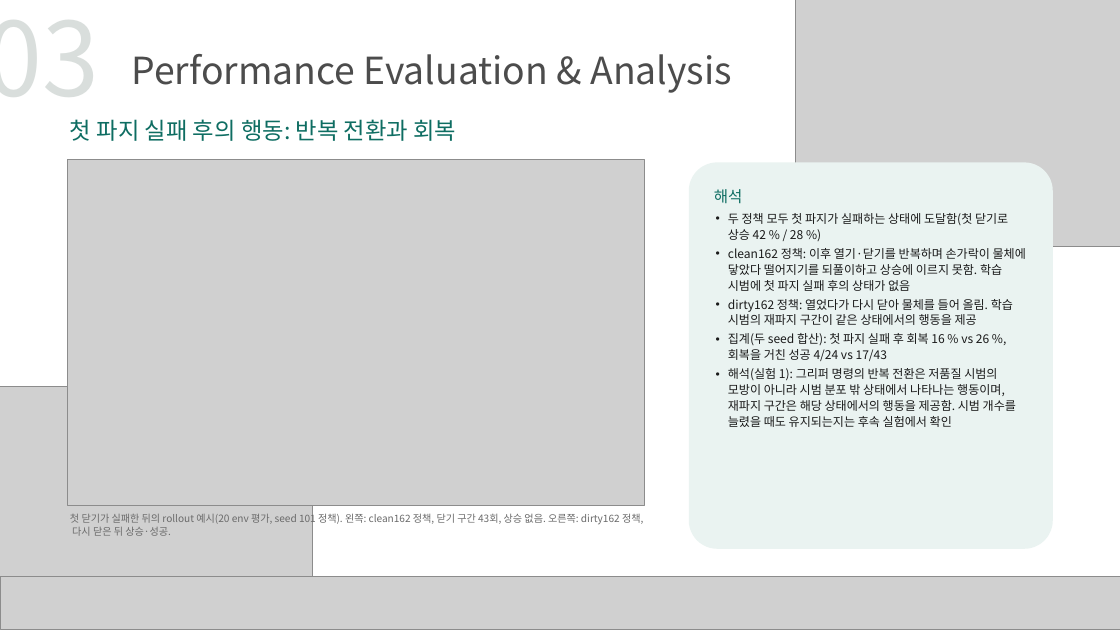
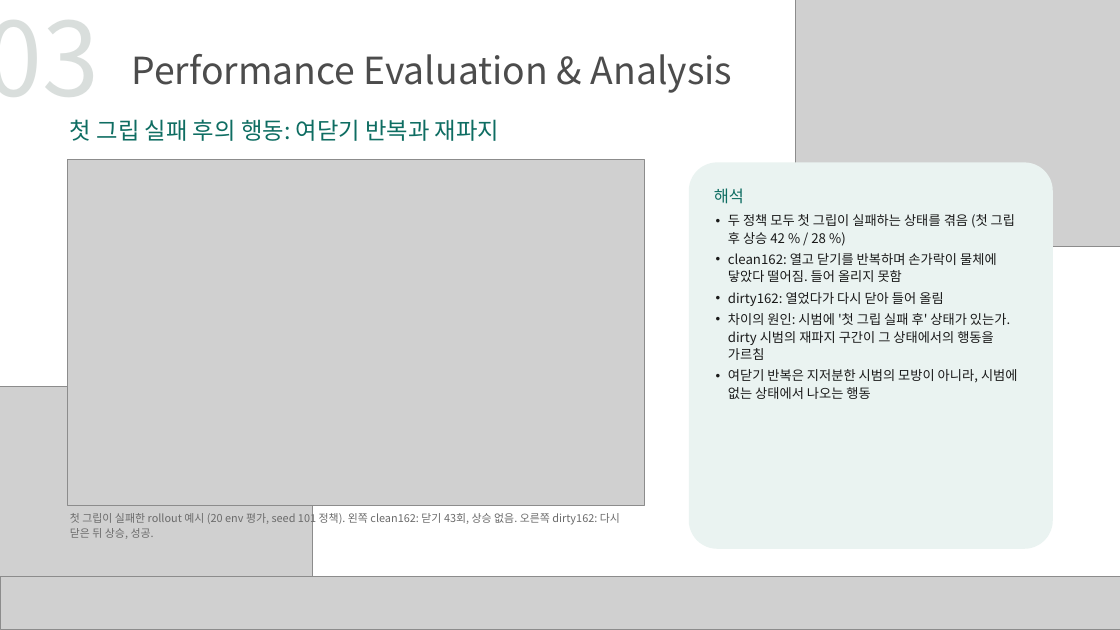
Before and after one commit to Epinephrine00/roboticsSim_1103work_team9, a slide deck: slide 8 of analysis/로보틱스시뮬레이션_과제2_9조.pptx. Drawn at 1120x630 pixels with LibreOffice and Linux fonts; fonts in the diff are those of the drawing; grey boxes stand for pictures. Boxes give left, top, right and bottom in pixels: in the first picture for what was removed or moved away, otherwise in the second. Text is boxed around its words. In the diff, an @@ line names an element or a change of style, - is before the commit and + after.

Commit message:
발표 자료 수정: 지표 이름 정리, 글자 크기 상향, 표 열 너비 조정
- 결과 표의 지표 이름을 정의와 함께 적음(첫 그립 후 상승, 재파지 성공률, 재파지 후 성공 / 전체 성공, 그리퍼 여닫기 횟수)
- 본문 17 pt, 표 15 pt로 상향, 결과 표 열 너비 조정, '감사합니다' 장을 부록 앞으로
- README와 분석 노트에 발표 자료와 노트 사이 용어 대응 추가
- 수치와 결론은 변경 없음

```diff
--- a/analysis/로보틱스시뮬레이션_과제2_9조.pptx
+++ b/analysis/로보틱스시뮬레이션_과제2_9조.pptx
@@ text at (70,119,499,141): text changed @@
-첫 파지 실패 후의 행동: 반복 전환과 회복
+첫 그립 실패 후의 행동: 여닫기 반복과 재파지
@@ text in rounded rectangle at (714,188,744,204): size 20 to 21 pt in "해석" @@
@@ text in rounded rectangle at (728,214,1018,399): text changed; size 15.5 to 17 pt @@
-• 두 정책 모두 첫 파지가 실패하는 상태에 도달함(첫 닫기로 상승 42 % / 28 %)
-• clean162 정책: 이후 열기·닫기를 반복하며 손가락이 물체에 닿았다 떨어지기를 되풀이하고 상승에 이르지 못함. 학습 시범에 첫 파지 실패 후의 상태가 없음
-• dirty162 정책: 열었다가 다시 닫아 물체를 들어 올림. 학습 시범의 재파지 구간이 같은 상태에서의 행동을 제공
-• 집계(두 seed 합산): 첫 파지 실패 후 회복 16 % vs 26 %, 회복을 거친 성공 4/24 vs 17/43
-• 해석(실험 1): 그리퍼 명령의 반복 전환은 저품질 시범의 모방이 아니라 시범 분포 밖 상태에서 나타나는 행동이며, 재파지 구간은 해당 상태에서의 행동을 제공함. 시범 개수를 늘렸을 때도 유지되는지는 후속 실험에서 확인
+• 두 정책 모두 첫 그립이 실패하는 상태를 겪음 (첫 그립 후 상승 42 % / 28 %)
+• clean162: 열고 닫기를 반복하며 손가락이 물체에 닿았다 떨어짐. 들어 올리지 못함
+• dirty162: 열었다가 다시 닫아 들어 올림
+• 차이의 원인: 시범에 '첫 그립 실패 후' 상태가 있는가. dirty 시범의 재파지 구간이 그 상태에서의 행동을 가르침
+• 여닫기 반복은 지저분한 시범의 모방이 아니라, 시범에 없는 상태에서 나오는 행동
@@ text at (70,511,620,539): text changed; size 13 to 14 pt @@
-첫 닫기가 실패한 뒤의 rollout 예시(20 env 평가, seed 101 정책). 왼쪽: clean162 정책, 닫기 구간 43회, 상승 없음. 오른쪽: dirty162 정책, 다시 닫은 뒤 상승·성공.
+첫 그립이 실패한 rollout 예시 (20 env 평가, seed 101 정책). 왼쪽 clean162: 닫기 43회, 상승 없음. 오른쪽 dirty162: 다시 닫은 뒤 상승, 성공.
```
Also in this commit, not shown: 9 other slides changed, 3 other files.
